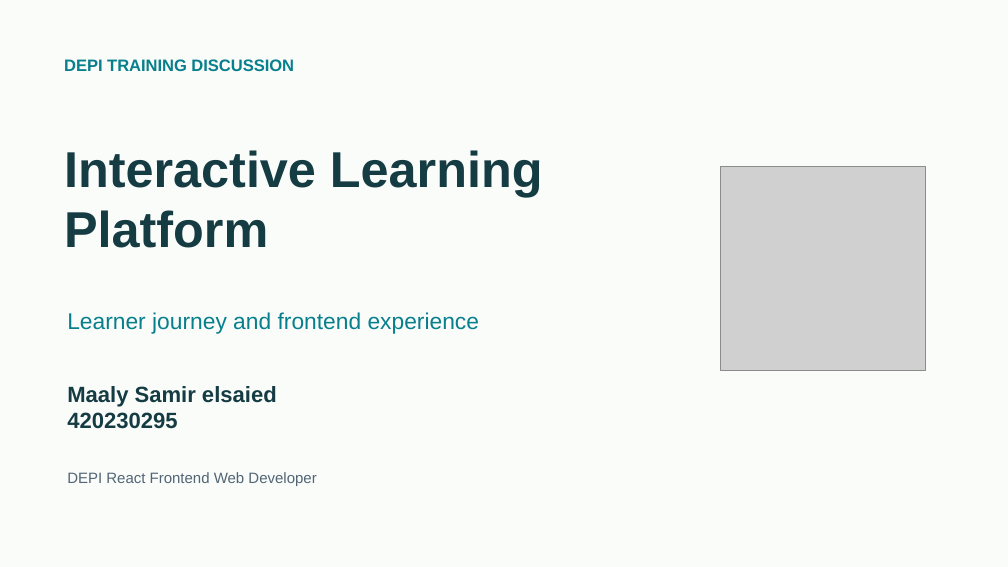
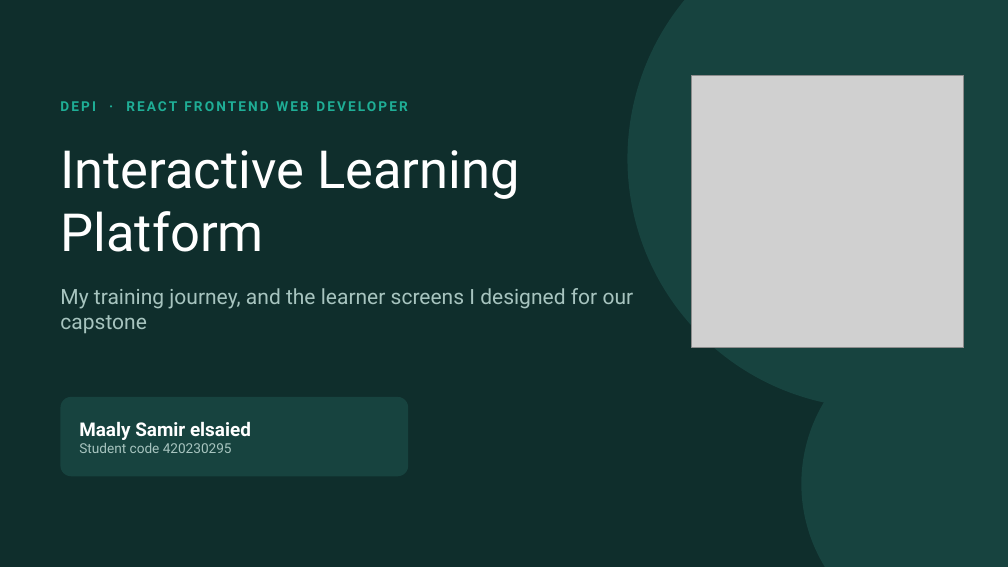
Before and after one commit to Saif-eldin-Ahmed-Helmy/Interactive-Learning-Platform, a slide deck: slide 1 of output/discussion/Maaly-DEPI-Discussion.pptx. Drawn at 1008x567 pixels with LibreOffice and Linux fonts; fonts in the diff are those of the drawing; grey boxes stand for pictures. Boxes give left, top, right and bottom in pixels: in the first picture for what was removed or moved away, otherwise in the second. Text is boxed around its words. In the diff, an @@ line names an element or a change of style, - is before the commit and + after.

```diff
--- a/output/discussion/Maaly-DEPI-Discussion.pptx
+++ b/output/discussion/Maaly-DEPI-Discussion.pptx
@@ background #FAFCFA to #0F2E2C @@
@@ ellipse added at (628,0,1008,408), fill #17433F @@
@@ text removed at (64,59,294,71) @@
-DEPI TRAINING DISCUSSION
@@ picture: place and size @@
-picture at (721,166,926,371)
+picture at (692,76,964,348)
@@ text at (60,101,407,111): text changed; size 14.2 to 13 pt; font Arial to Roboto; text colour #526575 to #1FAE96; bold on @@
-DEPI React Frontend Web Developer
+DEPI · REACT FRONTEND WEB DEVELOPER
@@ text at (60,150,520,252): text changed; size 48 to 50 pt; font Arial to Roboto; text colour #153B43 to #FFFFFF; bold off @@
-Interactive Learning
-Platform
+Interactive Learning Platform
@@ text at (60,288,634,333): text changed; size 21.8 to 20 pt; font Arial to Roboto; text colour #087F8C to #A7C4BF @@
-Learner journey and frontend experience
+My training journey, and the learner screens I designed for our capstone
@@ ellipse added at (802,325,1008,567), fill #17433F @@
@@ rounded rectangle added at (60,397,408,476), fill #17433F @@
@@ text "Maaly Samir elsaied": place and size @@
-text "Maaly Samir elsaied" at (67,386,277,429)
+text "Maaly Samir elsaied" at (79,422,251,453)
@@ text "Maaly Samir elsaied" at (79,422,251,453): vertical alignment top to middle @@
@@ text at (79,443,232,453): text changed; size 21 to 13 pt; font Arial to Roboto; text colour #153B43 to #A7C4BF; bold off @@
-420230295
+Student code 420230295
@@ text at (79,422,251,440): size 21 to 18 pt, font Arial to Roboto, text colour #153B43 to #FFFFFF in "Maaly Samir elsaied" @@
```
Also in this commit, not shown: 11 slides added, 9 slides removed, 10 other files.
